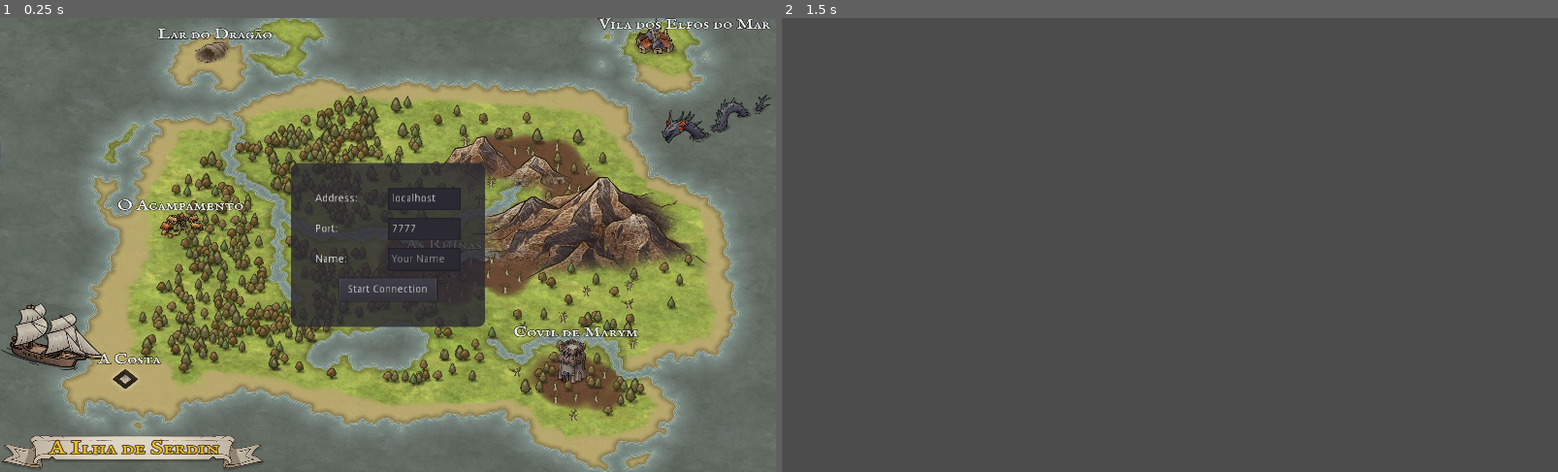
Above: before the commit, frames 1-2 (left to right).
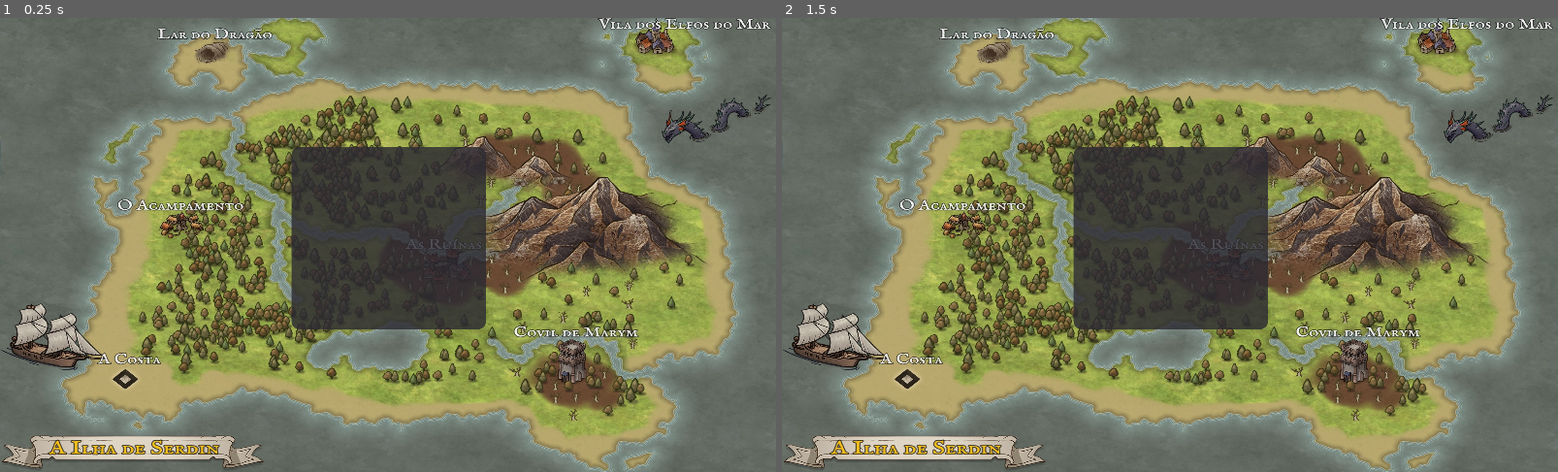
Above: after the commit, the same moments.

Repository: mastheusum/Projeto-Eryn---Cliente
Game: Godot game, scene res://Scenes/Lobby.tscn
The game is run twice, just before and just after one commit, with the same random seed, the same clock (stepped at 60 frames per second) and the same inputs.
Inputs (mouse positions are in pixels of both pictures, inside the frame that each line leads up to):
- Up to frame 1 (0.25 s): no input
- Up to frame 2 (1.5 s): click (1170, 290) at 0.5 s, where only the run before the commit has a clickable "Start Connection"; tap Enter at 1.25 s; move the mouse to (1340, 222) at 1.27 s; hold Right (ui_right) from 1.28 s (still down); click (1340, 222) at 1.42 s

The runs differ from the first frame. In frame 1, 1.5% of the frame differs, in the area x 37-63%, y 28-69%; in frame 2, 90%, in the area x 0-100%, y 0-100%.

Commit message:
Added login screen and create account screen

Diff:
--- a/Scenes/Lobby.tscn
+++ b/Scenes/Lobby.tscn
@@ -10,19 +10,62 @@
 corner_radius_bottom_right = 10
 corner_radius_bottom_left = 10
 
+[sub_resource type="StyleBoxFlat" id=2]
+bg_color = Color( 0.172549, 0.164706, 0.196078, 0.815686 )
+corner_radius_top_left = 10
+corner_radius_top_right = 10
+corner_radius_bottom_right = 10
+corner_radius_bottom_left = 10
+
+[sub_resource type="StyleBoxFlat" id=3]
+bg_color = Color( 0.141176, 0.407843, 0.145098, 1 )
+border_width_left = 2
+border_width_top = 2
+border_width_right = 2
+border_width_bottom = 2
+border_color = Color( 0.172549, 0.172549, 0.172549, 1 )
+corner_radius_top_left = 5
+corner_radius_top_right = 5
+corner_radius_bottom_right = 5
+corner_radius_bottom_left = 5
+
+[sub_resource type="StyleBoxFlat" id=4]
+bg_color = Color( 0.156863, 0.392157, 0.447059, 1 )
+border_width_left = 2
+border_width_top = 2
+border_width_right = 2
+border_width_bottom = 2
+border_color = Color( 0.172549, 0.172549, 0.172549, 1 )
+corner_radius_top_left = 5
+corner_radius_top_right = 5
+corner_radius_bottom_right = 5
+corner_radius_bottom_left = 5
+
+[sub_resource type="StyleBoxFlat" id=5]
+bg_color = Color( 0.580392, 0.156863, 0.156863, 1 )
+border_width_left = 2
+border_width_top = 2
+border_width_right = 2
+border_width_bottom = 2
+border_color = Color( 0.172549, 0.172549, 0.172549, 1 )
+corner_radius_top_left = 5
+corner_radius_top_right = 5
+corner_radius_bottom_right = 5
+corner_radius_bottom_left = 5
+
 [node name="Lobby" type="Node2D"]
 script = ExtResource( 1 )
 
 [node name="CanvasLayer" type="CanvasLayer" parent="."]
 
-[node name="Login" type="Control" parent="CanvasLayer"]
+[node name="ConnectServer" type="Control" parent="CanvasLayer"]
 margin_right = 40.0
 margin_bottom = 40.0
 __meta__ = {
 "_edit_use_anchors_": false
 }
 
-[node name="TextureRect" type="TextureRect" parent="CanvasLayer/Login"]
+[node name="TextureRect" type="TextureRect" parent="CanvasLayer/ConnectServer"]
 margin_right = 1024.0
 margin_bottom = 600.0
 texture = ExtResource( 2 )
@@ -32,11 +75,12 @@
 "_edit_use_anchors_": false
 }
 
-[node name="Panel" type="Panel" parent="CanvasLayer/Login"]
-margin_left = 384.0
-margin_top = 192.0
-margin_right = 640.0
-margin_bottom = 408.0
+[node name="Panel" type="Panel" parent="CanvasLayer/ConnectServer"]
+visible = false
+margin_left = 389.0
+margin_top = 173.0
+margin_right = 645.0
+margin_bottom = 389.0
 rect_min_size = Vector2( 256, 200 )
 custom_styles/panel = SubResource( 1 )
 __meta__ = {
@@ -44,7 +88,7 @@
 "_edit_use_anchors_": false
 }
 
-[node name="Label Address" type="Label" parent="CanvasLayer/Login/Panel"]
+[node name="Label Address" type="Label" parent="CanvasLayer/ConnectServer/Panel"]
 margin_left = 32.0
 margin_top = 32.0
 margin_right = 128.0
@@ -56,7 +100,7 @@
 "_edit_use_anchors_": false
 }
 
-[node name="Address" type="LineEdit" parent="CanvasLayer/Login/Panel"]
+[node name="Address" type="LineEdit" parent="CanvasLayer/ConnectServer/Panel"]
 margin_left = 128.0
 margin_top = 32.0
 margin_right = 224.0
@@ -64,7 +108,7 @@
 rect_min_size = Vector2( 96, 30 )
 text = "localhost"
 
-[node name="Label Port" type="Label" parent="CanvasLayer/Login/Panel"]
+[node name="Label Port" type="Label" parent="CanvasLayer/ConnectServer/Panel"]
 margin_left = 32.0
 margin_top = 72.0
 margin_right = 128.0
@@ -76,7 +120,7 @@
 "_edit_use_anchors_": false
 }
 
-[node name="Port" type="LineEdit" parent="CanvasLayer/Login/Panel"]
+[node name="Port" type="LineEdit" parent="CanvasLayer/ConnectServer/Panel"]
 margin_left = 128.0
 margin_top = 72.0
 margin_right = 224.0
@@ -87,7 +131,7 @@
 "_edit_use_anchors_": false
 }
 
-[node name="Label Character Name" type="Label" parent="CanvasLayer/Login/Panel"]
+[node name="Label Character Name" type="Label" parent="CanvasLayer/ConnectServer/Panel"]
 margin_left = 32.0
 margin_top = 112.0
 margin_right = 128.0
@@ -99,7 +143,7 @@
 "_edit_use_anchors_": false
 }
 
-[node name="Character Name" type="LineEdit" parent="CanvasLayer/Login/Panel"]
+[node name="Character Name" type="LineEdit" parent="CanvasLayer/ConnectServer/Panel"]
 margin_left = 128.0
 margin_top = 112.0
 margin_right = 224.0
@@ -110,7 +154,7 @@
 "_edit_use_anchors_": false
 }
 
-[node name="Button" type="Button" parent="CanvasLayer/Login/Panel"]
+[node name="Button" type="Button" parent="CanvasLayer/ConnectServer/Panel"]
 margin_left = 64.0
 margin_top = 152.0
 margin_right = 192.0
@@ -121,4 +165,273 @@
 "_edit_use_anchors_": false
 }
 
-[connection signal="pressed" from="CanvasLayer/Login/Panel/Button" to="." method="start_connection"]
+[node name="Login" type="Control" parent="CanvasLayer"]
+visible = false
+margin_right = 40.0
+margin_bottom = 40.0
+__meta__ = {
+"_edit_use_anchors_": false
+}
+
+[node name="Panel" type="Panel" parent="CanvasLayer/Login"]
+anchor_left = 0.5
+anchor_top = 0.5
+anchor_right = 0.5
+anchor_bottom = 0.5
+margin_left = 365.0
+margin_top = 151.0
+margin_right = 621.0
+margin_bottom = 391.0
+rect_min_size = Vector2( 256, 200 )
+custom_styles/panel = SubResource( 2 )
+__meta__ = {
+"_edit_group_": true,
+"_edit_use_anchors_": false
+}
+
+[node name="Label Username" type="Label" parent="CanvasLayer/Login/Panel"]
+margin_left = 19.0
+margin_top = 20.0
+margin_right = 115.0
+margin_bottom = 50.0
+rect_min_size = Vector2( 96, 30 )
+text = "Username:"
+valign = 1
+
+[node name="Username" type="LineEdit" parent="CanvasLayer/Login/Panel"]
+margin_left = 104.0
+margin_top = 20.0
+margin_right = 235.0
+margin_bottom = 50.0
+rect_min_size = Vector2( 96, 30 )
+text = "username"
+
+[node name="Label Password" type="Label" parent="CanvasLayer/Login/Panel"]
+margin_left = 19.0
+margin_top = 60.0
+margin_right = 115.0
+margin_bottom = 90.0
+rect_min_size = Vector2( 96, 30 )
+text = "Password:"
+valign = 1
+__meta__ = {
+"_edit_use_anchors_": false
+}
+
+[node name="Password" type="LineEdit" parent="CanvasLayer/Login/Panel"]
+margin_left = 104.0
+margin_top = 60.0
+margin_right = 235.0
+margin_bottom = 90.0
+rect_min_size = Vector2( 96, 30 )
+text = "password"
+__meta__ = {
+"_edit_use_anchors_": false
+}
+
+[node name="Label Address" type="Label" parent="CanvasLayer/Login/Panel"]
+margin_left = 19.0
+margin_top = 100.0
+margin_right = 115.0
+margin_bottom = 130.0
+rect_min_size = Vector2( 96, 30 )
+text = "Address:"
+valign = 1
+__meta__ = {
+"_edit_use_anchors_": false
+}
+
+[node name="Address" type="LineEdit" parent="CanvasLayer/Login/Panel"]
+margin_left = 104.0
+margin_top = 100.0
+margin_right = 235.0
+margin_bottom = 130.0
+rect_min_size = Vector2( 96, 30 )
+text = "address"
+__meta__ = {
+"_edit_use_anchors_": false
+}
+
+[node name="Label Port" type="Label" parent="CanvasLayer/Login/Panel"]
+margin_left = 19.0
+margin_top = 140.0
+margin_right = 115.0
+margin_bottom = 170.0
+rect_min_size = Vector2( 96, 30 )
+text = "Port:"
+valign = 1
+__meta__ = {
+"_edit_use_anchors_": false
+}
+
+[node name="Port" type="LineEdit" parent="CanvasLayer/Login/Panel"]
+margin_left = 104.0
+margin_top = 140.0
+margin_right = 235.0
+margin_bottom = 170.0
+rect_min_size = Vector2( 96, 30 )
+text = "port"
+__meta__ = {
+"_edit_use_anchors_": false
+}
+
+[node name="Button Login" type="Button" parent="CanvasLayer/Login/Panel"]
+margin_left = 20.0
+margin_top = 190.0
+margin_right = 100.0
+margin_bottom = 220.0
+rect_min_size = Vector2( 80, 25 )
+custom_styles/normal = SubResource( 3 )
+text = "Login"
+__meta__ = {
+"_edit_use_anchors_": false
+}
+
+[node name="Button CreateAccount" type="Button" parent="CanvasLayer/Login/Panel"]
+margin_left = 124.0
+margin_top = 190.0
+margin_right = 234.0
+margin_bottom = 220.0
+rect_min_size = Vector2( 80, 25 )
+custom_colors/font_color = Color( 1, 1, 1, 1 )
+custom_styles/normal = SubResource( 4 )
+text = "Create Account"
+__meta__ = {
+"_edit_use_anchors_": false
+}
+
+[node name="CreateAccount" type="Control" parent="CanvasLayer"]
+visible = false
+margin_right = 40.0
+margin_bottom = 40.0
+__meta__ = {
+"_edit_use_anchors_": false
+}
+
+[node name="Panel" type="Panel" parent="CanvasLayer/CreateAccount"]
+anchor_left = 0.5
+anchor_top = 0.5
+anchor_right = 0.5
+anchor_bottom = 0.5
+margin_left = 365.0
+margin_top = 151.0
+margin_right = 621.0
+margin_bottom = 351.0
+rect_min_size = Vector2( 256, 200 )
+custom_styles/panel = SubResource( 2 )
+__meta__ = {
+"_edit_group_": true,
+"_edit_use_anchors_": false
+}
+
+[node name="Label Username" type="Label" parent="CanvasLayer/CreateAccount/Panel"]
+margin_left = 19.0
+margin_top = 20.0
+margin_right = 115.0
+margin_bottom = 50.0
+rect_min_size = Vector2( 96, 30 )
+text = "Username:"
+valign = 1
+
+[node name="Username" type="LineEdit" parent="CanvasLayer/CreateAccount/Panel"]
+margin_left = 104.0
+margin_top = 20.0
+margin_right = 235.0
+margin_bottom = 50.0
+rect_min_size = Vector2( 96, 30 )
+text = "username"
+
+[node name="Label Password" type="Label" parent="CanvasLayer/CreateAccount/Panel"]
+margin_left = 19.0
+margin_top = 60.0
+margin_right = 115.0
+margin_bottom = 90.0
+rect_min_size = Vector2( 96, 30 )
+text = "Password:"
+valign = 1
+__meta__ = {
+"_edit_use_anchors_": false
+}
+
+[node name="Password" type="LineEdit" parent="CanvasLayer/CreateAccount/Panel"]
+margin_left = 104.0
+margin_top = 60.0
+margin_right = 235.0
+margin_bottom = 90.0
+rect_min_size = Vector2( 96, 30 )
+text = "password"
+__meta__ = {
+"_edit_use_anchors_": false
+}
+
+[node name="Label CharName" type="Label" parent="CanvasLayer/CreateAccount/Panel"]
+margin_left = 19.0
+margin_top = 100.0
+margin_right = 115.0
+margin_bottom = 130.0
+rect_min_size = Vector2( 96, 30 )
+text = "Character Name:"
+valign = 1
+__meta__ = {
+"_edit_use_anchors_": false
+}
+
+[node name="CharName" type="LineEdit" parent="CanvasLayer/CreateAccount/Panel"]
+margin_left = 135.0
+margin_top = 100.0
+margin_right = 235.0
+margin_bottom = 130.0
+rect_min_size = Vector2( 96, 30 )
+__meta__ = {
+"_edit_use_anchors_": false
+}
+
+[node name="Button CreateAccount" type="Button" parent="CanvasLayer/CreateAccount/Panel"]
+margin_left = 20.0
+margin_top = 150.0
+margin_right = 135.0
+margin_bottom = 180.0
+rect_min_size = Vector2( 80, 25 )
+custom_styles/normal = SubResource( 3 )
+text = "Create Account"
+__meta__ = {
+"_edit_use_anchors_": false
+}
+
+[node name="Button Cancel" type="Button" parent="CanvasLayer/CreateAccount/Panel"]
+margin_left = 164.0
+margin_top = 150.0
+margin_right = 234.0
+margin_bottom = 180.0
+rect_min_size = Vector2( 70, 25 )
+custom_colors/font_color = Color( 1, 1, 1, 1 )
+custom_styles/normal = SubResource( 5 )
+text = "Cancel"
+__meta__ = {
+"_edit_use_anchors_": false
+}
+
+[node name="CharacterList" type="Control" parent="CanvasLayer"]
+margin_right = 40.0
+margin_bottom = 40.0
+__meta__ = {
+"_edit_use_anchors_": false
+}
+
+[node name="Panel" type="Panel" parent="CanvasLayer/CharacterList"]
+anchor_left = 0.5
+anchor_top = 0.5
+anchor_right = 0.5
+anchor_bottom = 0.5
+margin_left = 365.0
+margin_top = 151.0
+margin_right = 621.0
+margin_bottom = 391.0
+rect_min_size = Vector2( 256, 200 )
+custom_styles/panel = SubResource( 2 )
+__meta__ = {
+"_edit_group_": true,
+"_edit_use_anchors_": false
+}
+
+[connection signal="pressed" from="CanvasLayer/ConnectServer/Panel/Button" to="." method="start_connection"]
Not shown: 1 places in Scenes/Lobby.tscn that only renumber resources
